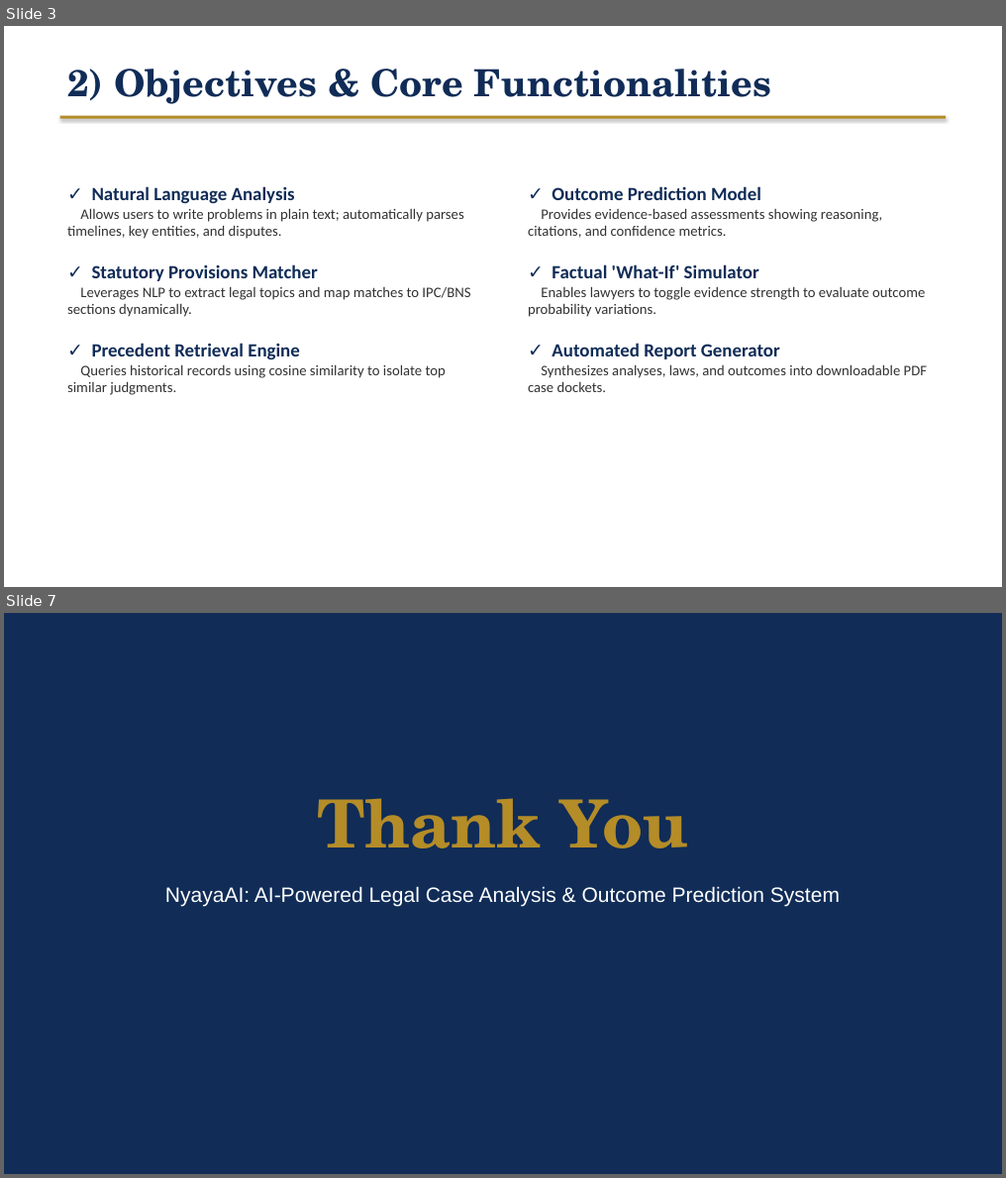
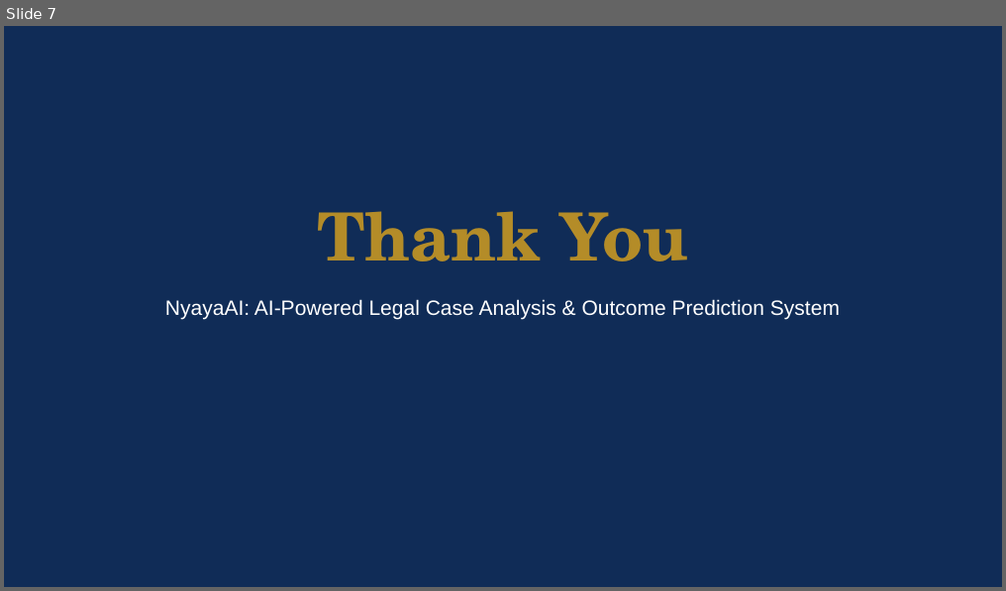
Before and after one commit to harsha-vardhan-200204/nyaya-ai, a slide deck: docs/NyayaAI_Project_Presentation.pptx. Shown one above the other, each under a label of ours: slides 3 and 7 before the commit, slide 7 after it; the slides between them are not shown. The pictures are 1006x1178 and 1006x591 pixels, drawn with LibreOffice and Linux fonts; fonts in the diff are those of the drawing. Boxes give left, top, right and bottom in pixels: in the first picture for what was removed or moved away, otherwise in the second. Text is boxed around its words. In the diff, an @@ line names an element or a change of style, - is before the commit and + after.

```diff
--- a/docs/NyayaAI_Project_Presentation.pptx
+++ b/docs/NyayaAI_Project_Presentation.pptx
@@ slide 3 removed at [4,26,1002,587], background #FFFFFF @@
@@ text removed at [67,69,772,104] @@
-2) Objectives & Core Functionalities
@@ rectangle removed at [60,116,945,119] @@
@@ text removed at [67,186,470,395] @@
-✓ Natural Language Analysis
-Allows users to write problems in plain text; automatically parses timelines, key entities, and disputes.
-✓ Statutory Provisions Matcher
-Leverages NLP to extract legal topics and map matches to IPC/BNS sections dynamically.
-✓ Precedent Retrieval Engine
-Queries historical records using cosine similarity to isolate top similar judgments.
@@ text removed at [528,186,927,392] @@
-✓ Outcome Prediction Model
-Provides evidence-based assessments showing reasoning, citations, and confidence metrics.
-✓ Factual 'What-If' Simulator
-Enables lawyers to toggle evidence strength to evaluate outcome probability variations.
-✓ Automated Report Generator
-Synthesizes analyses, laws, and outcomes into downloadable PDF case dockets.
```
Also in this commit, not shown: 3 slides changed, 3 slides added, 2 other slides removed.
